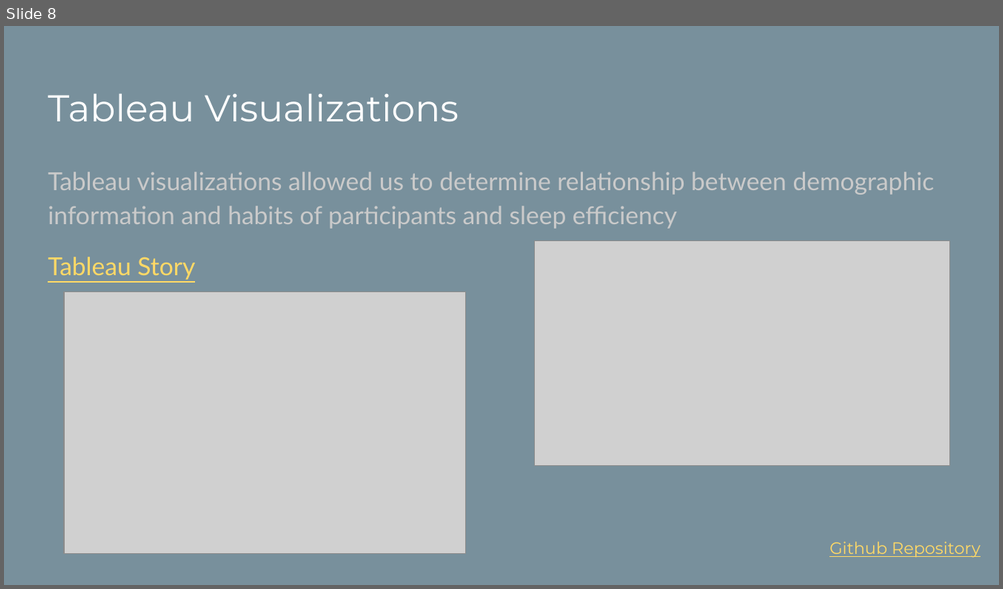
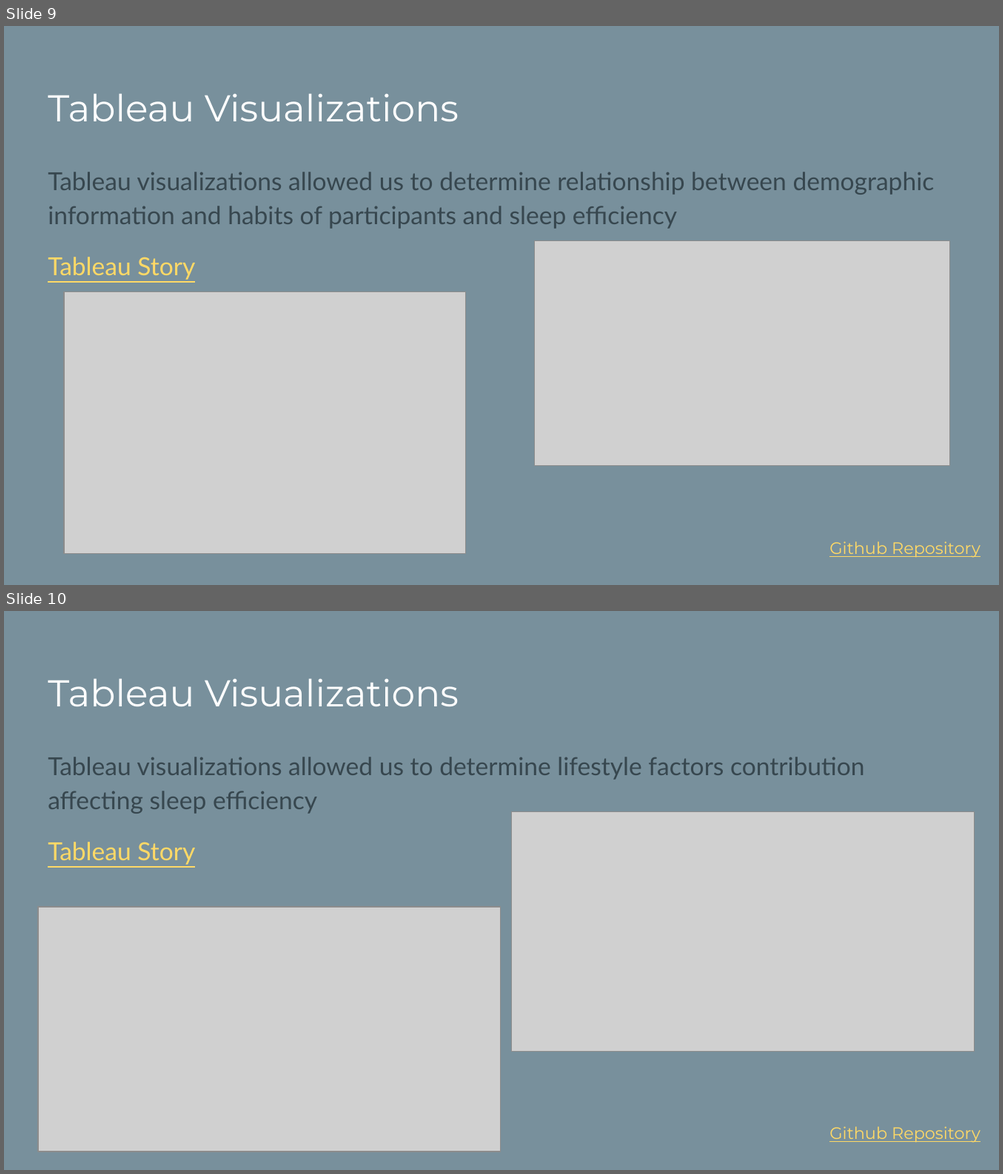
Before and after one commit to IB2MS/Project_4, a slide deck: Sleep Efficiency Analysis and Modeling.pptx. Shown one above the other, each under a label of ours: slide 8 before the commit, slides 9 and 10 after it. The pictures are 1003x589 and 1003x1174 pixels, drawn with LibreOffice and Linux fonts; fonts in the diff are those of the drawing; grey boxes stand for pictures. Boxes give left, top, right and bottom in pixels: in the first picture for what was removed or moved away, otherwise in the second. Text is boxed around its words. In the diff, an @@ line names an element or a change of style, - is before the commit and + after.

```diff
--- a/Sleep Efficiency Analysis and Modeling.pptx
+++ b/Sleep Efficiency Analysis and Modeling.pptx
@@ slide 10 added at (x1=4, y1=611, x2=999, y2=1170), background #78909C @@
@@ title added at (x1=48, y1=678, x2=458, y2=706), 27 pt, text #FFFFFF @@
+Tableau Visualizations
@@ text added at (x1=48, y1=757, x2=865, y2=865), 18 pt, text #37474F @@
+Tableau visualizations allowed us to determine lifestyle factors contribution affecting sleep efficiency
+Tableau Story
@@ picture added at (x1=511, y1=812, x2=973, y2=1051) @@
@@ picture added at (x1=38, y1=908, x2=501, y2=1152) @@
@@ text added at (x1=829, y1=1127, x2=980, y2=1143), 12 pt, text #FFD966, underline @@
+Github Repository
@@ what was slide 8 is now slide 9 @@
@@ slide 9 changed as well @@
@@ text at (x1=48, y1=172, x2=934, y2=229): text colour #CACACA to #37474F @@
```
Also in this commit, not shown: 9 other slides changed, 2 other slides added, 1 slide removed.
